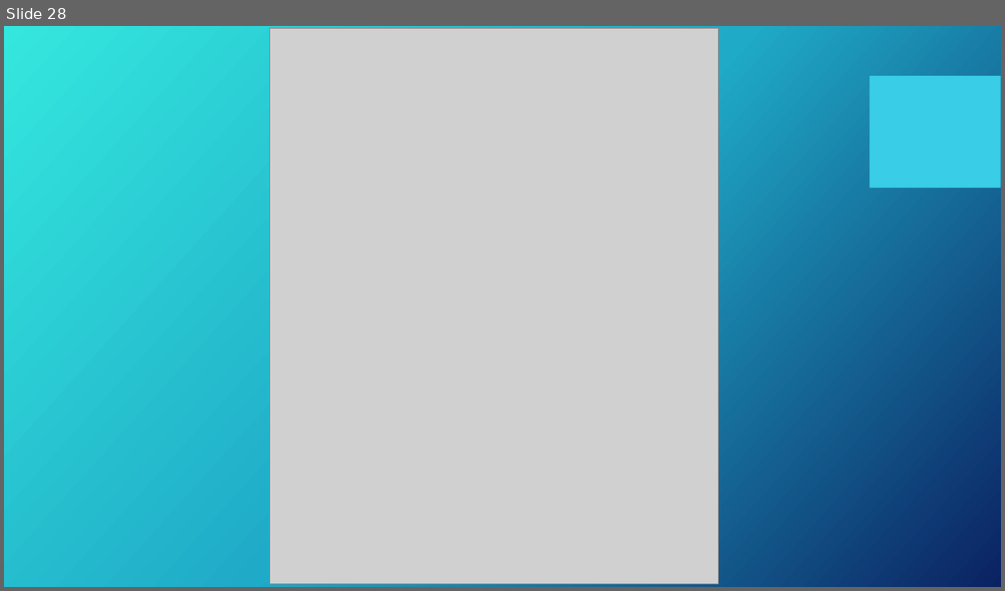
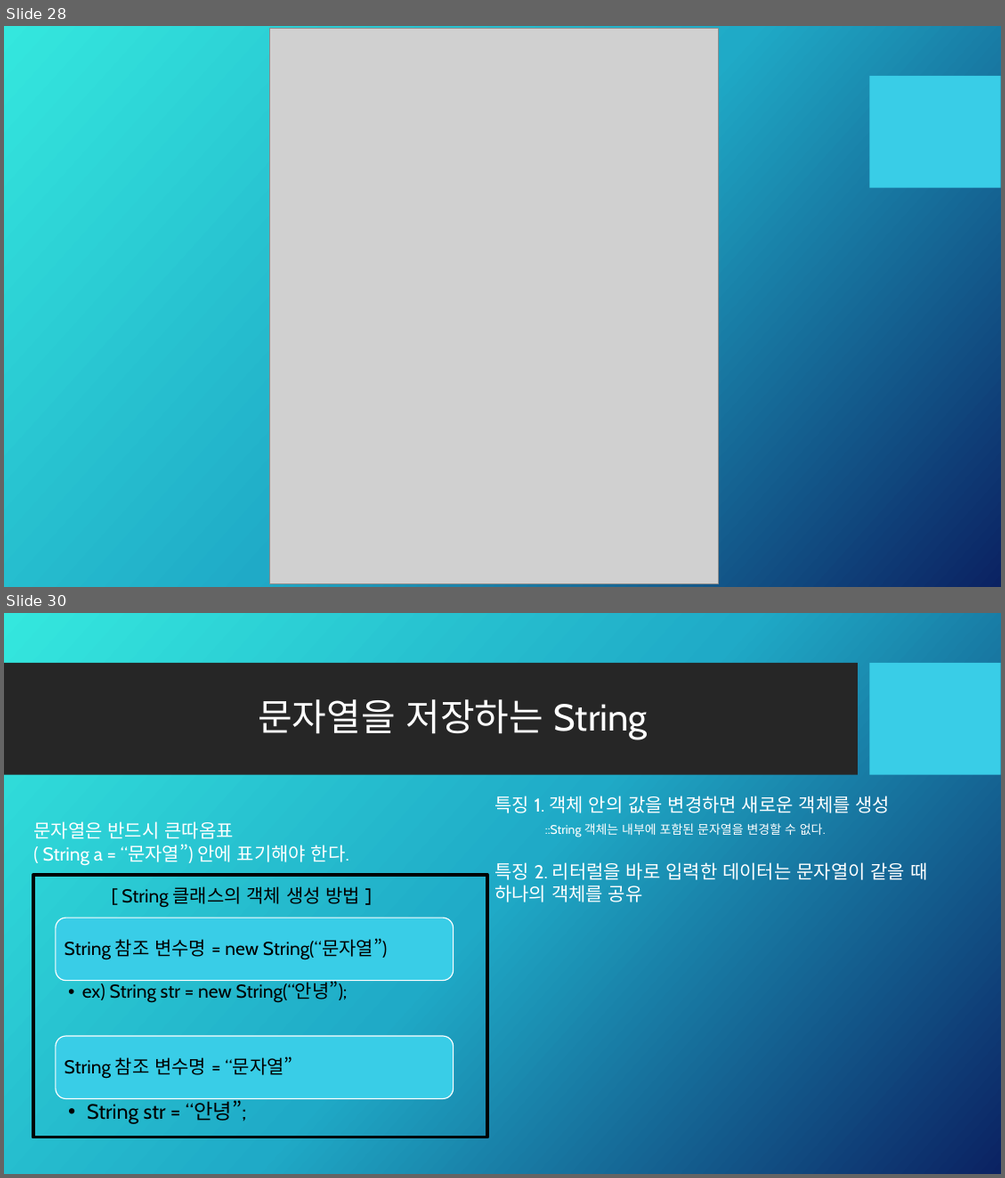
Before and after one commit to Kalex007s/java, a slide deck: study001/교육자료/Java.pptx. Shown one above the other, each under a label of ours: slide 28 before the commit, slides 28 and 30 after it; the slides between them are not shown. The pictures are 1005x591 and 1005x1178 pixels, drawn with LibreOffice and Linux fonts; fonts in the diff are those of the drawing; grey boxes stand for pictures; background and template pictures are left out. Boxes give left, top, right and bottom in pixels: in the first picture for what was removed or moved away, otherwise in the second. Text is boxed around its words. In the diff, an @@ line names an element or a change of style, - is before the commit and + after.

```diff
--- a/study001/교육자료/Java.pptx
+++ b/study001/교육자료/Java.pptx
@@ slide 30 added at box(4, 613, 1001, 1174), background picture (left out); not listed: 1 template element that a slide beside it also shows @@
@@ rectangle added at box(4, 663, 858, 775), fill #262626 @@
@@ title added at box(258, 699, 647, 739), 36 pt, text #FFFFFF @@
+문자열을 저장하는 String
@@ text added at box(494, 795, 927, 902), 18 pt, text #FFFFFF @@
+특징 1. 객체 안의 값을 변경하면 새로운 객체를 생성
+::String 객체는 내부에 포함된 문자열을 변경할 수 없다.
+특징 2. 리터럴을 바로 입력한 데이터는 문자열이 같을 때 하나의 객체를 공유
@@ text added at box(33, 821, 349, 866), 18 pt, text #FFFFFF @@
+문자열은 반드시 큰따옴표
+( String a = “문자열”) 안에 표기해야 한다.
@@ rectangle added at box(33, 875, 487, 1137), outline #000000 3 pt @@
@@ text added at box(121, 886, 361, 908), 18 pt, text #000000 @@
+[ String 클래스의 객체 생성 방법 ]
@@ group added at box(56, 917, 453, 1123): 4 texts, 2 rounded rectangles @@
+String 참조 변수명 = new String(“문자열”)
+  •• ex) String str = new String(“안녕”);
+String 참조 변수명 = “문자열”
+  •• String str = “안녕”;
```
Also in this commit, not shown: 1 slide changed, 1 other file.
